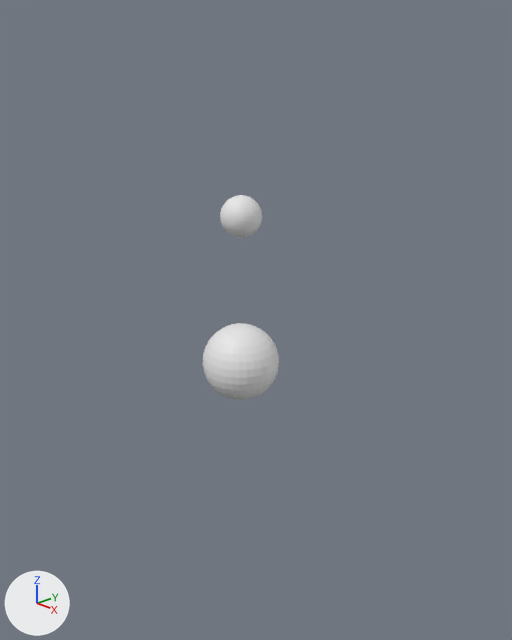
An edit to the Blender file 1.blend, drawn before and after from the same camera.
Before and after are seen from a 50 mm camera at (2.12, -1.94, 2.38) aimed at (0.09, 0.0, 1.34). Lighting does not change. The marker at lower left points along +X, +Y and +Z.
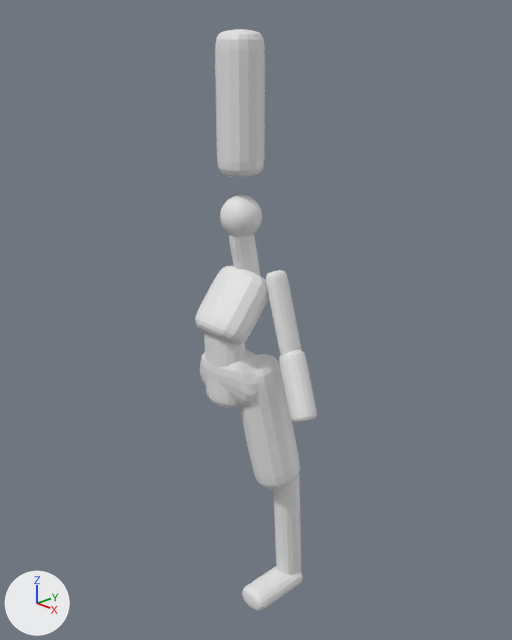
What differs and where, as boxes [x1, y1, x2, y2] in the pictures (512 x 640 px):
'Cube', added: after [215, 29, 265, 177]
'Cube.006', added: after [239, 354, 300, 489]
'Sphere.001', reshaped, moved, rescaled: before [203, 323, 279, 400]; after [200, 349, 260, 407]
'Cube.001', added: after [195, 266, 269, 345]
'Cube.007', added: after [273, 474, 301, 575]
'Cube.005', added: after [279, 350, 317, 423]
'Cube.004', added: after [266, 270, 301, 355]
'Cube.002', added: after [204, 333, 245, 407]
'Cube.008', added: after [242, 566, 303, 611]
'Cube.003', added: after [229, 234, 260, 276]

The change, as a list of edits to the scene's bpy script:
```text
Change me_sphere_001:
    used by ob_sphere_001; location = (0.0, -0.009, 1.121); scale = (0.168, 0.168, 0.168)
    remove me_sphere_001.from_pydata(...)  # 482 vertices, 512 faces; spans x -1.0..1.0, y -1.0..1.0, z -1.0..1.0
    add me_sphere_001.from_pydata(...)  # 482 vertices, 512 faces; spans x -1.04..1.04, y -1.0..0.99, z -1.01..0.55
    me_sphere_001 part 1: 419 of 482 vertices moved; they spanned x -1.0..1.0, y -0.92..1.0, z -1.0..1.0 and now span x -1.04..1.04, y -0.9..0.99, z -1.01..0.55; mean shift (0.0, -0.02, -0.18); largest move (-0.04, 0.19, 0.98) -> (-0.02, 0.08, 0.51)
Change ob_sphere_001:
    ob_sphere_001.location: (0.0, -0.009, 1.121) -> (0.0, -0.057, 1.121)
    ob_sphere_001.scale: (0.168, 0.168, 0.168) -> (0.168, 0.116, 0.168)
Add ob_cube_008:
    ob_cube_008 = bpy.data.objects.new('Cube.008', me_cube_008)  # 16 vertices, 14 faces; spans x -1.0..1.0, y -1.0..1.0, z -1.0..1.0; modifiers SUBSURF
    ob_cube_008.location = (0.203, 0.0, 0.025)
    ob_cube_008.rotation_euler = (-1.571, 0.0, 0.0)  # degrees (-90, 0, 0)
    ob_cube_008.scale = (0.0778, 0.0559, 0.155)
Add ob_cube_007:
    ob_cube_007 = bpy.data.objects.new('Cube.007', me_cube_007)  # 16 vertices, 14 faces; spans x -1.11..1.11, y -1.11..1.11, z -1.09..1.09; modifiers SUBSURF
    ob_cube_007.location = (0.188, 0.108, 0.345)
    ob_cube_007.rotation_euler = (0.00653, -0.0496, 0.00535)  # degrees (0.4, -2.8, 0.3)
    ob_cube_007.scale = (0.0551, 0.0622, 0.331)
Add ob_cube_006:
    ob_cube_006 = bpy.data.objects.new('Cube.006', me_cube_007.copy())  # modifiers SUBSURF
    ob_cube_006.location = (0.127, 0.031, 0.856)
    ob_cube_006.rotation_euler = (0.114, -0.158, 0.0)  # degrees (6.5, -9.1, 0)
    ob_cube_006.scale = (0.0971, 0.11, 0.292)
Add ob_cube_005:
    ob_cube_005 = bpy.data.objects.new('Cube.005', me_cube_008.copy())  # modifiers SUBSURF
    ob_cube_005.location = (0.321, 0.016, 1.105)
    ob_cube_005.rotation_euler = (-0.184, -0.49, 0.0)  # degrees (-11, -28, 0)
    ob_cube_005.scale = (0.0594, 0.0594, 0.151)
Add ob_cube_004:
    ob_cube_004 = bpy.data.objects.new('Cube.004', me_cube_008.copy())  # modifiers SUBSURF
    ob_cube_004.location = (0.201, 0.049, 1.38)
    ob_cube_004.rotation_euler = (-0.0493, -0.34, 0.0)  # degrees (-2.8, -19, 0)
    ob_cube_004.scale = (0.0407, 0.0559, 0.187)
Add ob_cube_003:
    ob_cube_003 = bpy.data.objects.new('Cube.003', me_cube_008.copy())  # modifiers SUBSURF
    ob_cube_003.location = (0.0, 0.024, 1.563)
    ob_cube_003.rotation_euler = (0.193, 0.0, 0.0)  # degrees (11, 0, 0)
    ob_cube_003.scale = (0.0476, 0.0634, 0.158)
Add ob_cube_002:
    ob_cube_002 = bpy.data.objects.new('Cube.002', me_cube_002)  # 16 vertices, 14 faces; spans x -1.09..1.09, y -1.09..1.09, z -1.07..1.07; modifiers SUBSURF
    ob_cube_002.location = (0.0, -0.101, 1.172)
    ob_cube_002.scale = (0.1, 0.0704, 0.211)
Add ob_cube_001:
    ob_cube_001 = bpy.data.objects.new('Cube.001', me_cube_001)  # 16 vertices, 14 faces; spans x -1.52..1.52, y -1.52..1.52, z -0.6..0.6; modifiers SUBSURF
    ob_cube_001.location = (0.0, -0.051, 1.393)
    ob_cube_001.rotation_euler = (-0.685, 0.0, 0.0)  # degrees (-39, 0, 0)
    ob_cube_001.scale = (0.1, 0.0708, 0.278)
Add ob_cube:
    ob_cube = bpy.data.objects.new('Cube', me_cube_008.copy())  # modifiers SUBSURF
    ob_cube.location = (0.0, 0.0, 2.2)
    ob_cube.scale = (0.1, 0.1, 0.278)
```
